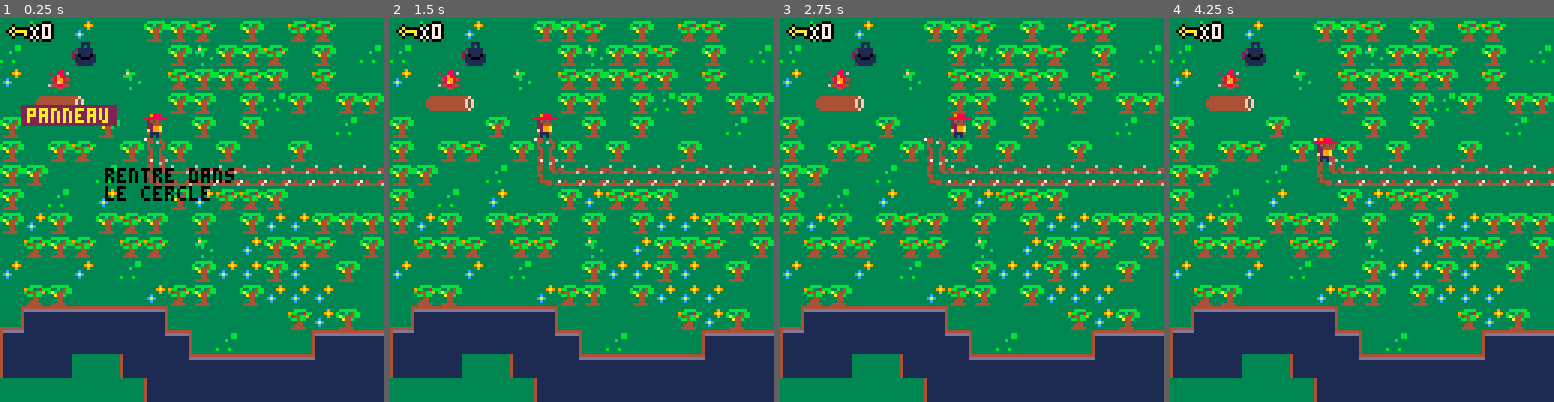
Above: before the commit, frames 1-4 (left to right).
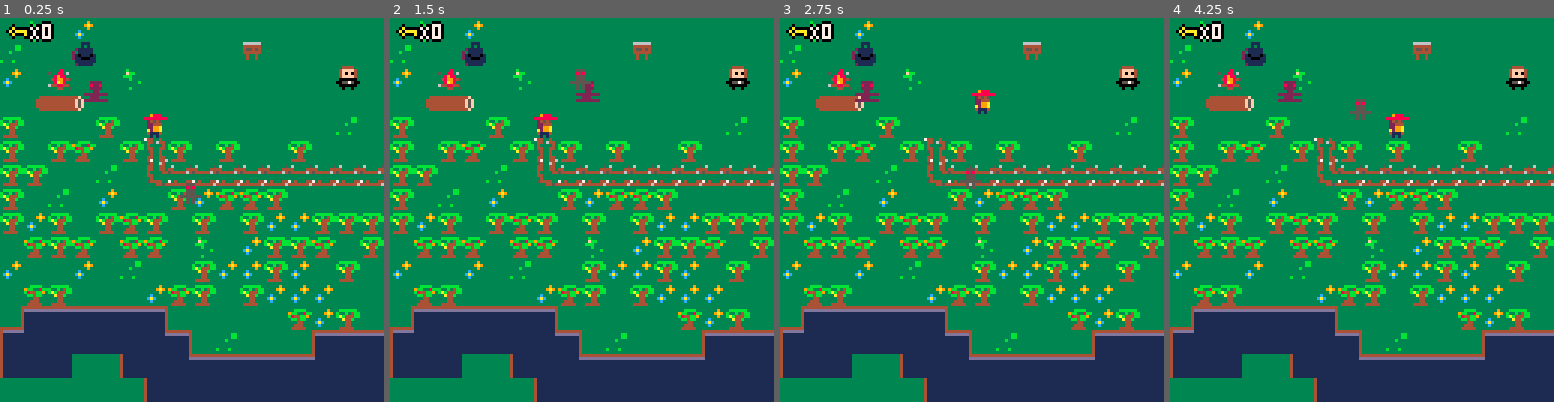
Above: after the commit, the same moments.

Repository: edwardrico/projet-collectif---pico8-les-mousquetaires
Game: PICO-8 cartridge mousquetaires.p8
Two runs of this game, one before a commit and one after it. Both use one fixed random seed, a clock stepped at 60 frames per second and the inputs below.
Inputs:
- Up to frame 1 (0.25 s): no input
- Up to frame 2 (1.5 s): tap X (X key) at 0.33, 1.07 s
- Up to frame 3 (2.75 s): hold Right 1.6-2.1 s; tap X (X key) at 1.85 s; hold Up 2.15-2.42 s; hold Right from 2.47 s (still down)
- Up to frame 4 (4.25 s): tap X (X key) at 2.97, 4.08 s; release Right at 3.03 s; hold Left 3.08-3.58 s; hold Down 3.63-3.97 s; hold Right from 4.02 s (still down)

The runs differ from the first frame. In frame 1, 8.1% of the frame differs, in the area x 5-100%, y 0-49%; in frame 2, 5.5%; in frame 3, 6.0%; in frame 4, 6.1%.

Commit message:
zombie et robot ok

Diff:
--- a/mousquetaires.p8
+++ b/mousquetaires.p8
@@ -5,7 +5,9 @@
 
 function _init()
 	create_player()
-
+	enemies={}
+	spawn_zombie(20,20)
+	spawn_robot(60,60)
 	init_msg()
 end
 
@@ -13,6 +15,8 @@
 	if #messages==0 then
 	player_mouvement()
 	end
+	update_zombie()
+	update_robot()
 	new_camera()
 	update_msg()
 end
@@ -21,6 +25,9 @@
 cls()
 	 draw_map()
   draw_player()
+ -- ennemis
+ 	draw_zombie()
+ 	draw_robot()
 
 		draw_ui()
 		draw_msg()
@@ -131,7 +138,7 @@
 
 function init_msg()
 	messages={}
-	create_msg("panneau","rentre dans\nle cercle")
+	create_msg()
 end
 
 function create_msg(name,...)
@@ -158,6 +165,91 @@
 		print(messages[1],35,50,0)
 	end
 end
+-->8
+-- zombie
+
+--
+
+function spawn_zombie(a,b)
+	zombie={
+	x=a,
+	y=b,
+	life=5,
+	direction="droite",
+	type="zombie"
+	}
+	add(enemies,zombie)
+end
+
+
+
+function update_zombie()
+
+	for e in all(enemies) do
+	if e.type=="zombie" then
+		if e.direction=="droite" then
+			e.x+=1
+		else
+			e.x-=1
+		end
+		if e.x>=64 and e.direction=="droite" then
+			e.direction="gauche"
+		end
+		if e.x<=8 and e.direction=="gauche" then
+			e.direction="droite"
+		end
+	end
+	end
+end
+
+function draw_zombie()
+	for e in all(enemies) do
+		if e.type=="zombie" then
+			spr(112,e.x,e.y)
+		end
+	end
+end
+-->8
+-- robot
+
+function spawn_robot(a,b)
+	robot={
+	x=a,
+	y=b,
+	life=5,
+	direction="haut",
+	type="robot"
+	}
+	add(enemies,robot)
+end
+
+
+function update_robot()
+	for e in all(enemies) do
+	if e.type=="robot" then
+		if e.direction=="haut" then
+			e.y+=1
+		else
+			e.y-=1
+		end
+		if e.y>=50 and e.direction=="haut" then
+			e.direction="bas"
+		end
+		if e.y<=15 and e.direction=="bas" then
+			e.direction="haut"
+		end
+	end
+	end
+end
+
+function draw_robot()
+	for e in all(enemies) do
+		if e.type=="robot" then
+			spr(113,e.x,e.y)
+		end
+	end
+end
+
 __gfx__
 0000000033333333009888003333333333333333444444444444444411111114111111114444444441111111333333344ddddddd111111144111111115444451
 0000000033333333888888883bbbbbb333333933ddddddddddddddd41111111d111111114ddddddd41111111333333344111111111111114d111111116ffff61
@@ -215,6 +307,14 @@
 00557500334334330000000000000000000000000000000000000000000000000000000000000000000000000000000000000000000000000000000000000000
 30000003333333330000000000000000000000000000000000000000000000000000000000000000000000000000000000000000000000000000000000000000
 33033033333333330000000000000000000000000000000000000000000000000000000000000000000000000000000000000000000000000000000000000000
+00000000000000000000000000000000000000000000000000000000000000000000000000000000000000000000000000000000000000000000000000000000
+00222200005550000000000000000000000000000000000000000000000000000000000000000000000000000000000000000000000000000000000000000000
+00822800008580000000000000000000000000000000000000000000000000000000000000000000000000000000000000000000000000000000000000000000
+00222200005550000000000000000000000000000000000000000000000000000000000000000000000000000000000000000000000000000000000000000000
+00022000005550000000000000000000000000000000000000000000000000000000000000000000000000000000000000000000000000000000000000000000
+22222222555555500000000000000000000000000000000000000000000000000000000000000000000000000000000000000000000000000000000000000000
+00222000005050000000000000000000000000000000000000000000000000000000000000000000000000000000000000000000000000000000000000000000
+22222222005050000000000000000000000000000000000000000000000000000000000000000000000000000000000000000000000000000000000000000000
 
 
 
@@ -346,14 +446,14 @@
 
 
 __gff__
-0000000100010101010101000101010001010000000000000000000000000001000001010000010000000000000000000000000000000000000000000000000002000500000000000000000000000000000000000000000000000000000000000101000000000000000000000000000000000000000000000000000000000000
+0000010100010101010101000101010001010000000000000000000000000001000001010000010000000000000000000000000000000000000000000000000002000500000000000000000000000000000000000000000000000000000000000101000000000000000000000000000001000000000000000000000000000000
 0000000000000000000000000000000000000000000000000000000000000000000000000000000000000000000000000000000000000000000000000000000000000000000000000000000000000000000000000000000000000000000000000000000000000000000000000000000000000000000000000000000000000000
 __map__
-011c0104010103031f0103011f1f0101011f1e011f1f0101011f01011f011f2a212524242125242424212421212425212121212121212121212121212121212101010101010101010101010101010101010101010101010101010101010101010101010101010101010101010101010101010101010101010101010101010101
-1e010120010101031c03031f0103011e1f0103031f0103011f010101011f1f1f282524212224242424242521252125242121212121212121212121212121212101010101010101010101010101010101010101010101010101010101010101010101010101010101010101010101010101010101010101010101010101010101
-04011001011c011f03031f03011f01010301031f0303011c010101011f1f1f012a2924212121212321212426252125212424212121212121212121212121212101010101010101010101010101010101010101010101010101010101010101010101010101010101010101010101010101010101010101010101010101010101
-01131112010101030301031e030103031f030101010101010101010101011f01012821212424212121222124252625242121212121212121212121212121212101010101010101010101010101010101010101010101010101010101010101010101010101010101010101010101010101010101010101010101010101010101
-03010101030101010301030101011e01010101011e010101011e01011f011f01012823212125212121212126212124212121212121212121212121212121212101010101010101010101010101010101010101010101010101010101010101010101010101010101010101010101010101010101010101010101010101010101
+011c0104010101010101010101010101011f1e011f1f0101011f01011f011f2a212524242125242424212421212425212121212121212121212121212121212101010101010101010101010101010101010101010101010101010101010101010101010101010101010101010101010101010101010101010101010101010101
+1e0101200101010101016101010101011f0103031f0103011f010101011f1f1f282524212224242424242521252125242121212121212121212121212121212101010101010101010101010101010101010101010101010101010101010101010101010101010101010101010101010101010101010101010101010101010101
+04011001011c010101010101010160010301031f0303011c010101011f1f1f012a2924212121212321212426252125212424212121212121212121212121212101010101010101010101010101010101010101010101010101010101010101010101010101010101010101010101010101010101010101010101010101010101
+0113111201010101010101010101010101030101010101010101010101011f01012821212424212121222124252625242121212121212121212121212121212101010101010101010101010101010101010101010101010101010101010101010101010101010101010101010101010101010101010101010101010101010101
+03010101030101010101010101011e01010101011e010101011e01011f011f01012823212125212121212126212124212121212121212121212121212121212101010101010101010101010101010101010101010101010101010101010101010101010101010101010101010101010101010101010101010101010101010101
 0301031f0103140301030101030101010118161616161901010101011c011b1f012821212421212626212525252125242121212121212121212121212121212101010101010101010101010101010101010101010101010101010101010101010101010101010101010101010101010101010101010101010101010101010101
 030301011e011516161616161616161616170101010114010101010101011f01012a29252422212426242525242424242121212121212121212121212121212101010101010101010101010101010101010101010101010101010101010101010101010101010101010101010101010101010101010101010101010101010101
 03011e0104010103041f1f03010101010301010109051d0505060101011f0101010128252424242524242123212121212121212121212121212121212121212101010101010101010101010101010101010101010101010101010101010101010101010101010101010101010101010101010101010101010101010101010101
